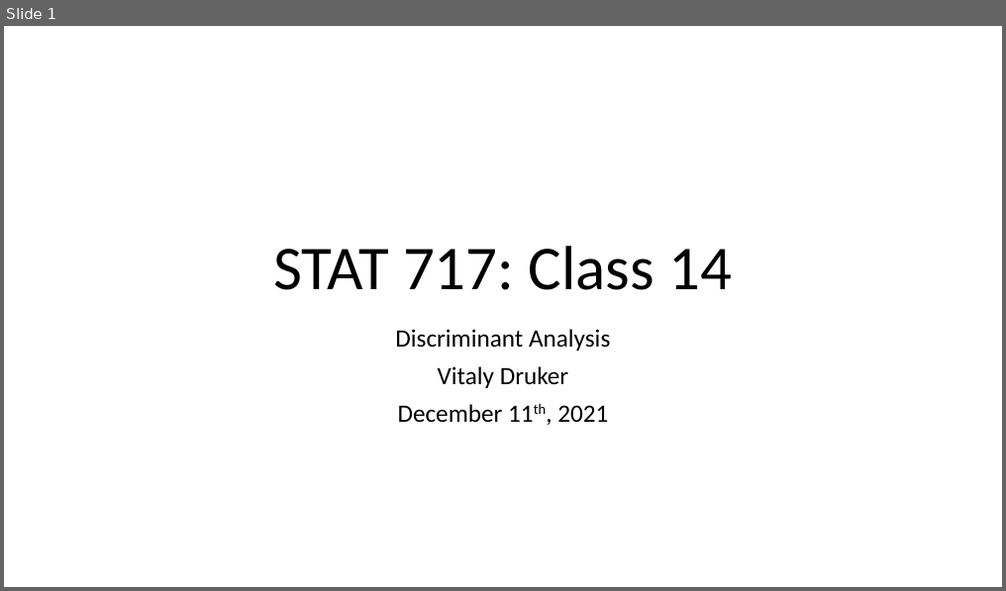
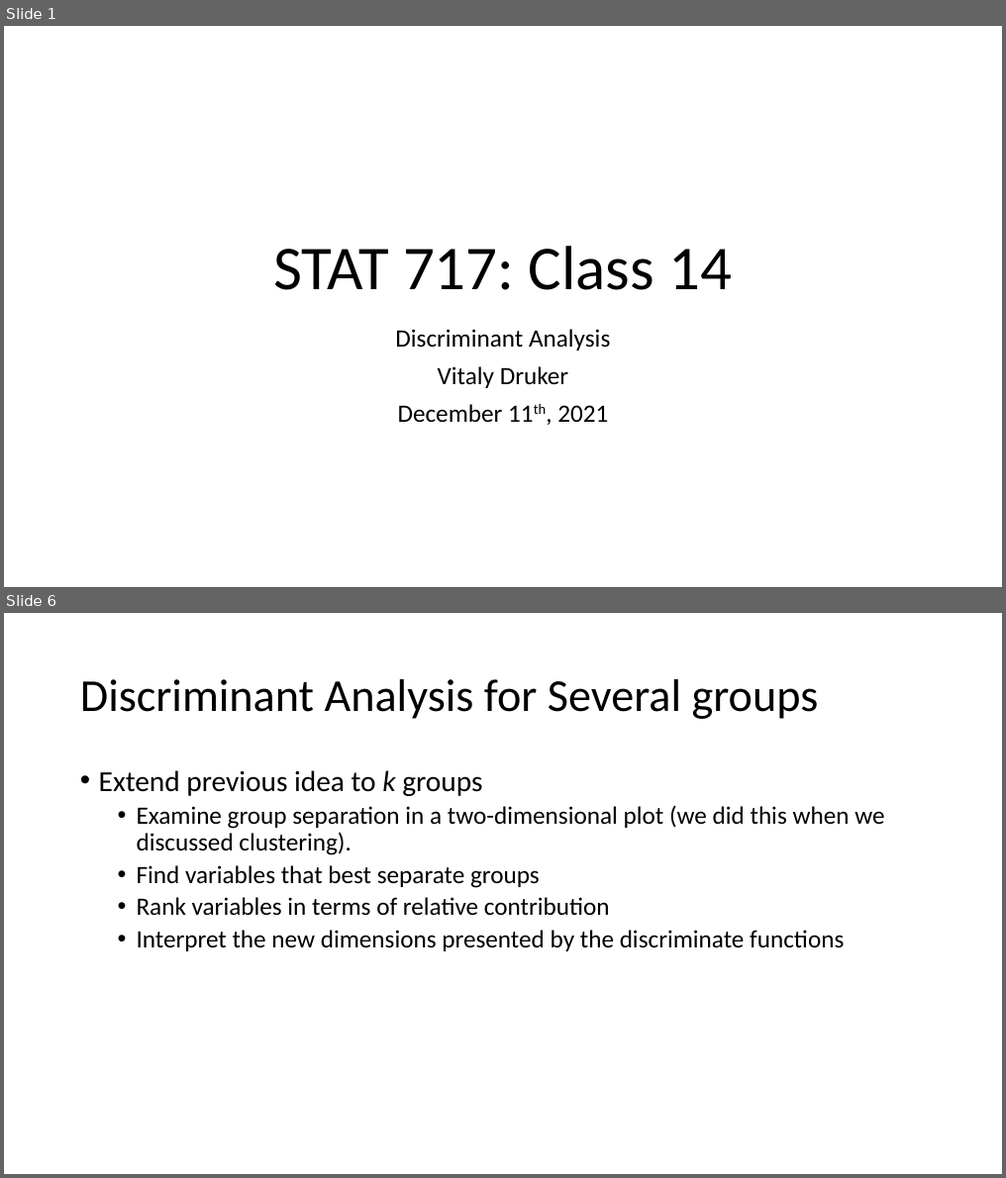
Before and after one commit to hunter-stats/stat717-class-materials, a slide deck: Class 14 Discriminant Analysis.pptx. Shown one above the other, each under a label of ours: slide 1 before the commit, slides 1 and 6 after it; the slides between them are not shown. The pictures are 1006x591 and 1006x1178 pixels, drawn with LibreOffice and Linux fonts; fonts in the diff are those of the drawing. Boxes give left, top, right and bottom in pixels: in the first picture for what was removed or moved away, otherwise in the second. Text is boxed around its words. In the diff, an @@ line names an element or a change of style, - is before the commit and + after.

Commit message:
finished discrim

```diff
--- a/Class 14 Discriminant Analysis.pptx
+++ b/Class 14 Discriminant Analysis.pptx
@@ slide 6 added at (4,613,1002,1174), background #FFFFFF @@
@@ title added at (80,679,819,719), 44 pt, text #000000 @@
+Discriminant Analysis for Several groups
@@ text added at (99,770,884,952), 24 pt, text #000000 @@
+• Extend previous idea to k groups
+  • Examine group separation in a two-dimensional plot (we did this when we discussed clustering).
+  • Find variables that best separate groups
+  • Rank variables in terms of relative contribution
+  • Interpret the new dimensions presented by the discriminate functions
```
Also in this commit, not shown: 9 other slides added, 21 slides removed, 3 other files.
